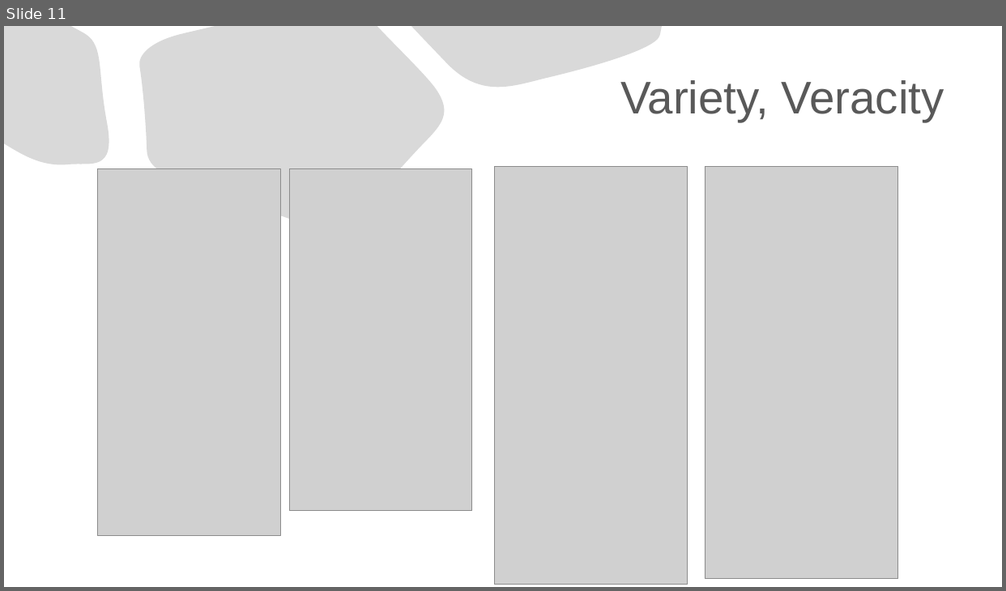
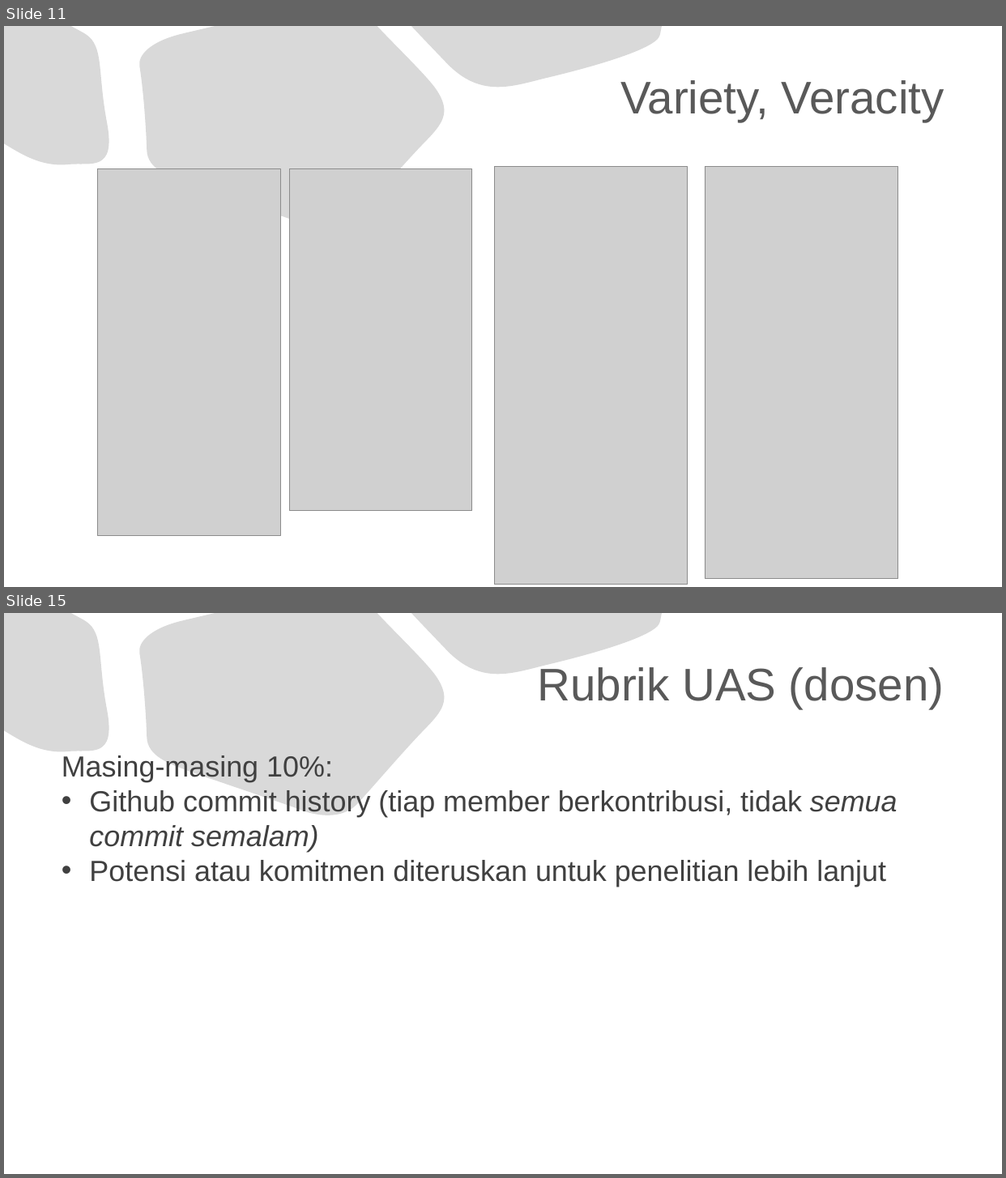
Before and after one commit to jendralhxr/bigdata, a slide deck: case_opensky.pptx. Shown one above the other, each under a label of ours: slide 11 before the commit, slides 11 and 15 after it; the slides between them are not shown. The pictures are 1006x591 and 1006x1178 pixels, drawn with LibreOffice and Linux fonts; fonts in the diff are those of the drawing; grey boxes stand for pictures. Boxes give left, top, right and bottom in pixels: in the first picture for what was removed or moved away, otherwise in the second. Text is boxed around its words. In the diff, an @@ line names an element or a change of style, - is before the commit and + after.

Commit message:
rubrik UAS

```diff
--- a/case_opensky.pptx
+++ b/case_opensky.pptx
@@ slide 15 added at [4, 613, 1002, 1174], background #FFFFFF; not listed: 3 template elements that a slide beside it also shows @@
@@ title added at [538, 667, 944, 709], 44 pt, text #595959 @@
+Rubrik UAS (dosen)
@@ text added at [62, 756, 897, 887], 28 pt, text #404040 @@
+Masing-masing 10%:
+• Github commit history (tiap member berkontribusi, tidak semua commit semalam)
+• Potensi atau komitmen diteruskan untuk penelitian lebih lanjut
```
Also in this commit, not shown: 4 slides changed, 3 other slides added, 1 slide removed.
